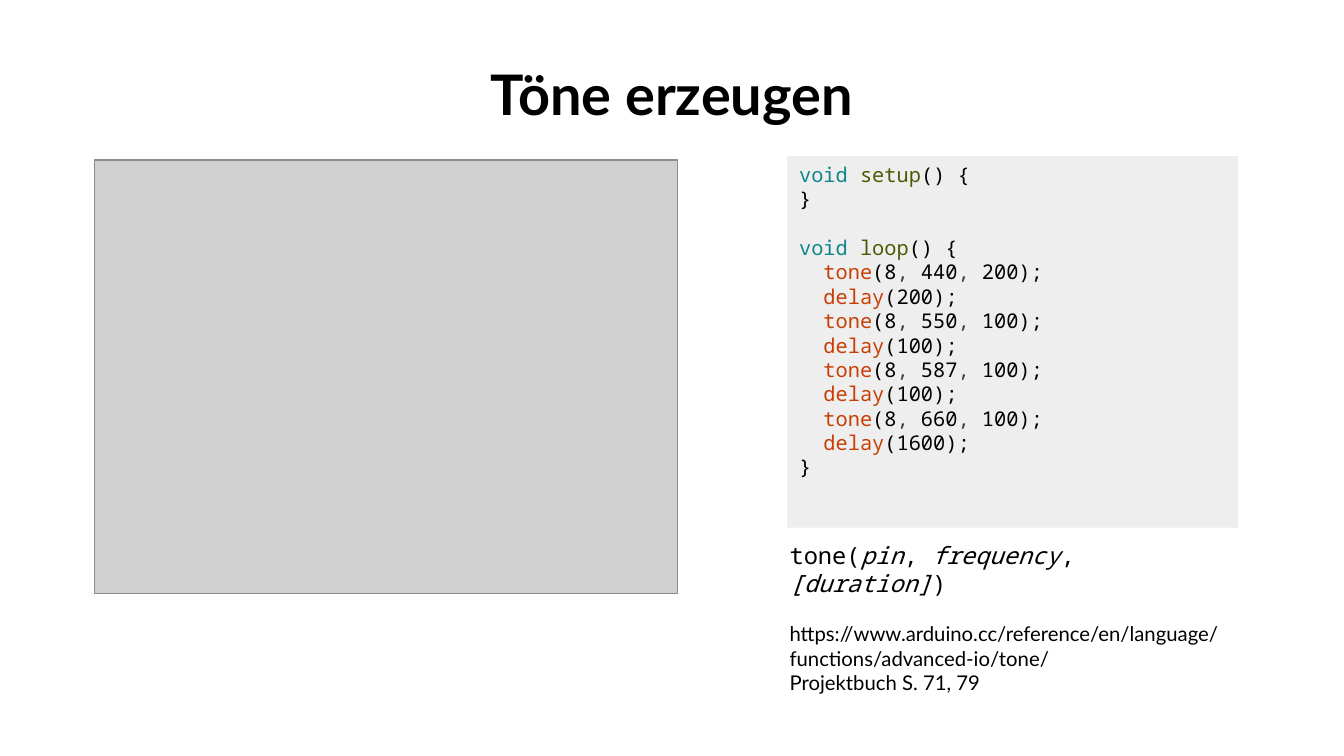
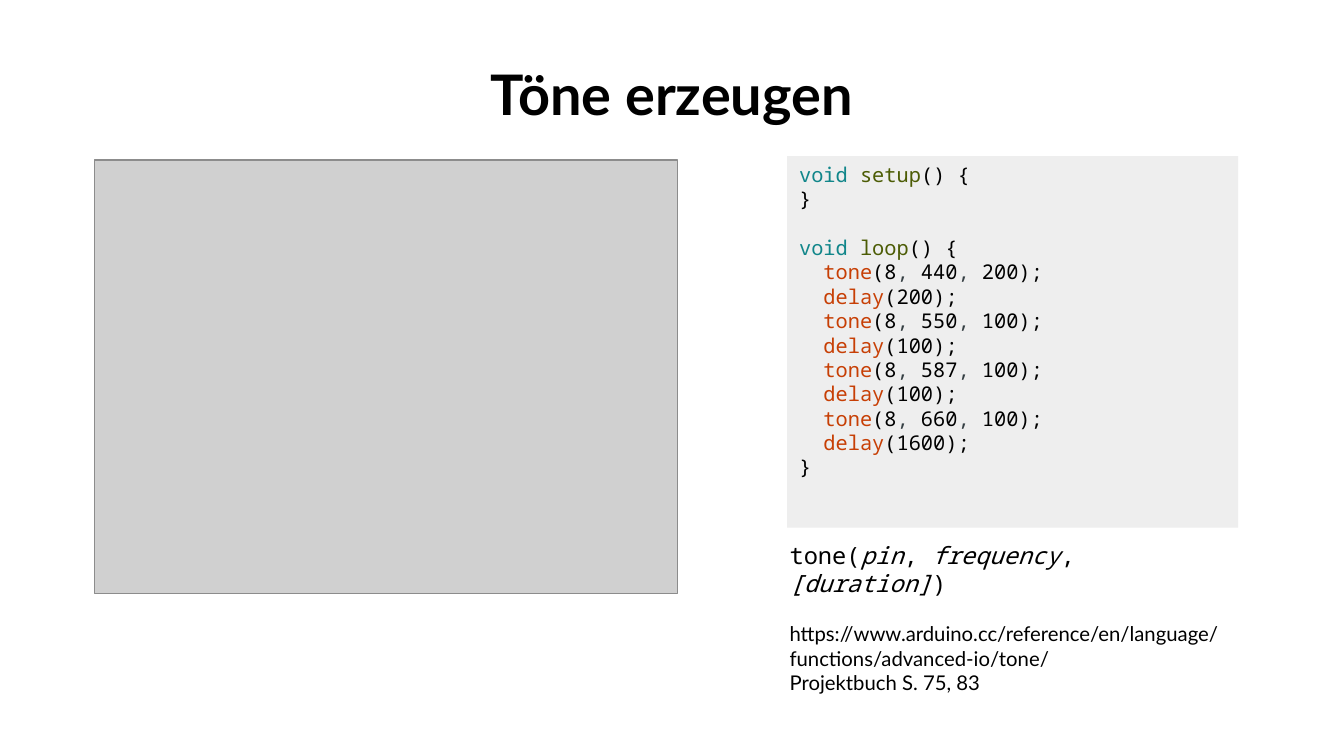
Before and after one commit to fablabwinti/workshop-arduino-1, a slide deck: slide 21 of ArduinoI.odp. Drawn at 1344x756 pixels with LibreOffice and Linux fonts; fonts in the diff are those of the drawing; grey boxes stand for pictures; background and template pictures are left out. Boxes give left, top, right and bottom in pixels: in the first picture for what was removed or moved away, otherwise in the second. Text is boxed around its words. In the diff, an @@ line names an element or a change of style, - is before the commit and + after.

```diff
--- a/ArduinoI.odp
+++ b/ArduinoI.odp
@@ text at [790,675,980,694]: text changed @@
-Projektbuch S. 71, 79
+Projektbuch S. 75, 83
```
Also in this commit, not shown: 8 other slides changed, 2 other files.
